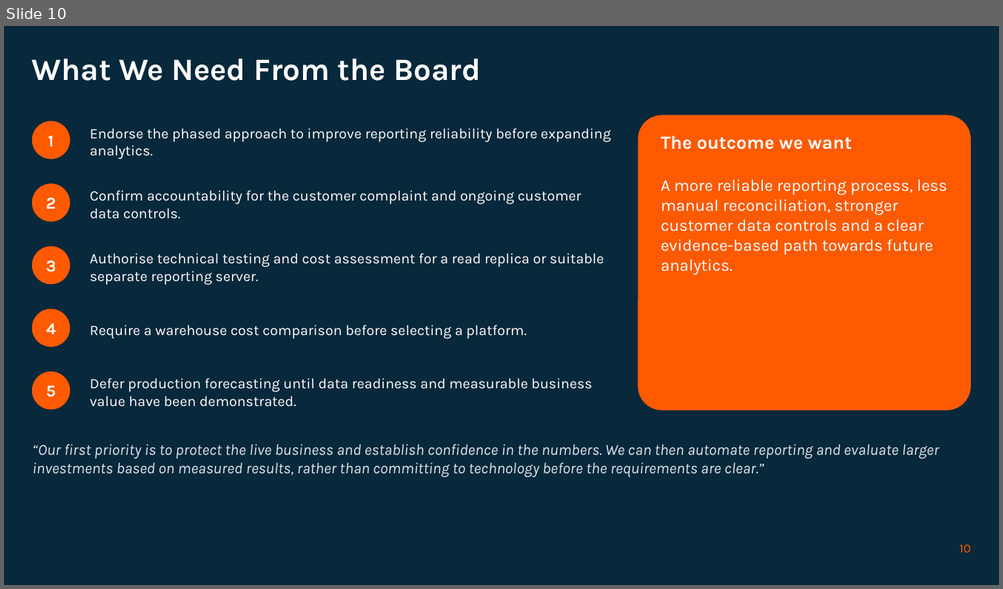
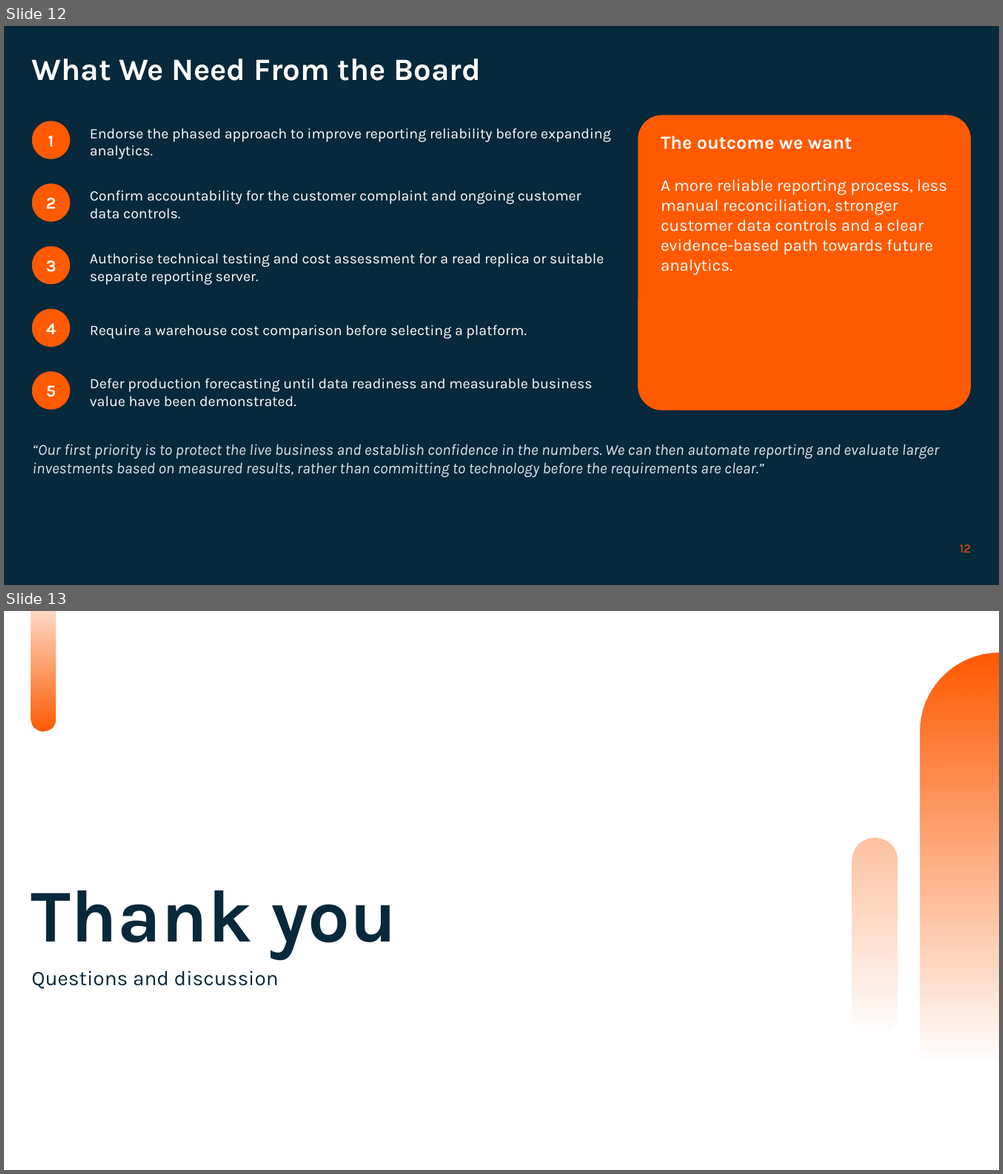
Before and after one commit to 3nochy/kloud-kart-data-engineering-strategy, a slide deck: Kloud-Kart-Board-Presentation.pptx. Shown one above the other, each under a label of ours: slide 10 before the commit, slides 12 and 13 after it. The pictures are 1003x589 and 1003x1174 pixels, drawn with LibreOffice and Linux fonts; fonts in the diff are those of the drawing; background and template pictures are left out. Boxes give left, top, right and bottom in pixels: in the first picture for what was removed or moved away, otherwise in the second. Text is boxed around its words. In the diff, an @@ line names an element or a change of style, - is before the commit and + after.

```diff
--- a/Kloud-Kart-Board-Presentation.pptx
+++ b/Kloud-Kart-Board-Presentation.pptx
@@ slide 13 added at (4,611,999,1170), background #FFFFFF @@
@@ rounded rectangle added at (31,611,56,731), fill gradient #FF5A00 @@
@@ rounded rectangle added at (74,623,98,780), outline #FF5A00 6 pt @@
@@ freeform shape added at (920,652,999,1139), fill gradient #FF5A00 @@
@@ rounded rectangle added at (852,838,897,1037), fill gradient #FF5A00 @@
@@ title added at (31,891,397,959), 72 pt, text #08283B, bold @@
+Thank you
@@ text added at (31,971,279,989), 20 pt, text #08283B @@
+Questions and discussion
@@ what was slide 10 is now slide 12 @@
@@ page number at (959,545,970,553): text changed @@
-10
+12
```
Also in this commit, not shown: 8 slides changed, 3 other slides added, 1 slide removed.
